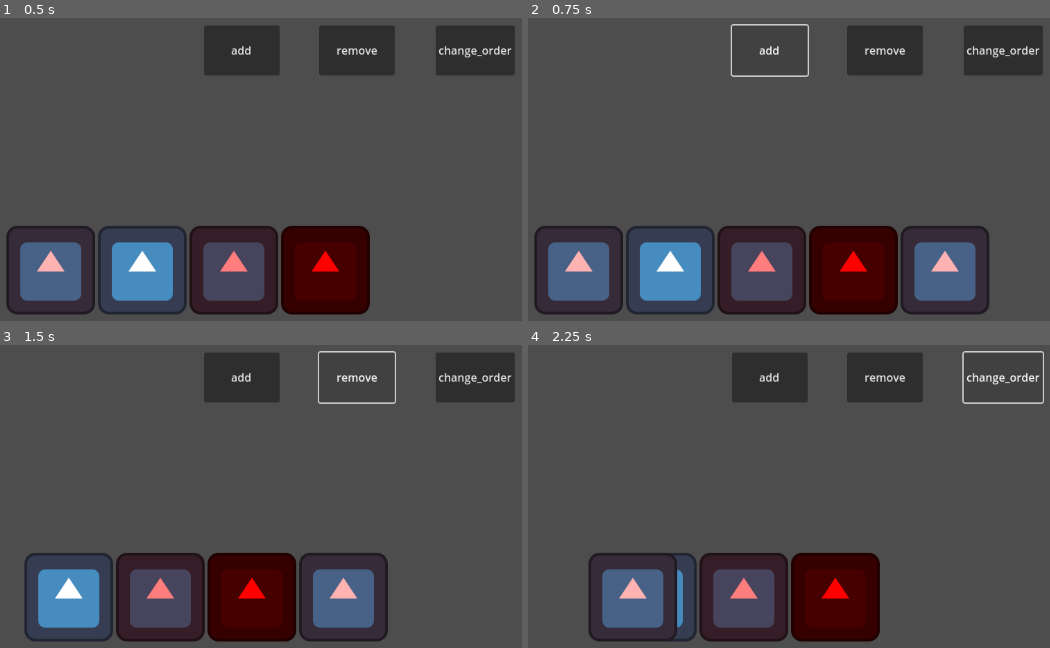
Above: before the commit, frames 1-4 (two rows, left to right).
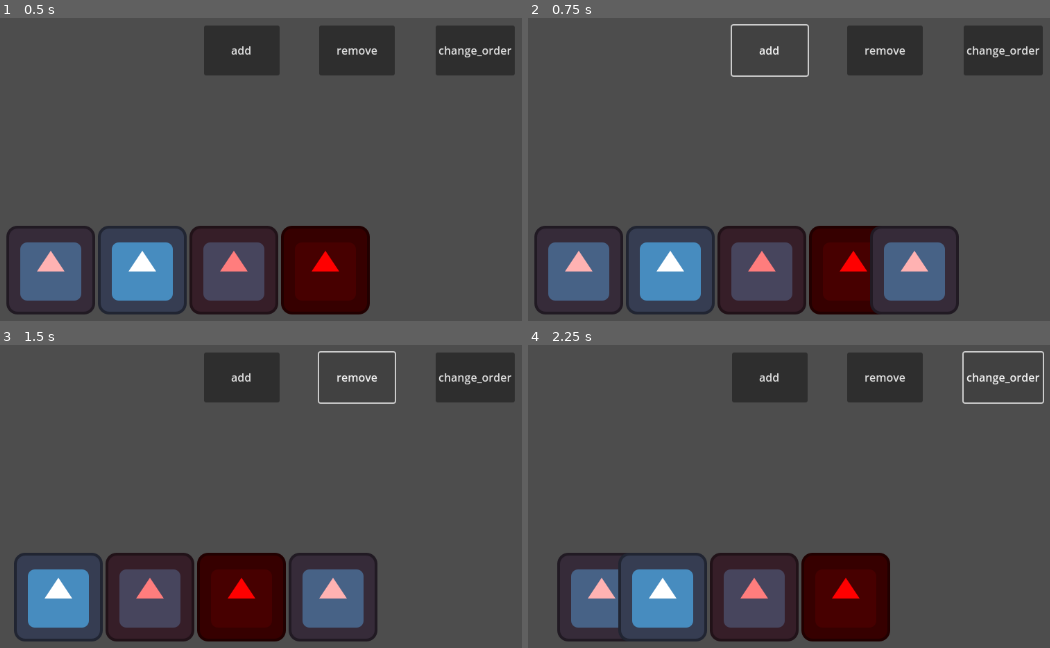
Above: after the commit, the same moments.

Repository: zmn-hamid/Godot-Animated-Container
Game: Godot game, scene res://ui_notif_handler/ui.tscn
The game is run twice, just before and just after one commit, with the same random seed, the same clock (stepped at 60 frames per second) and the same inputs. Before the commit the project starts from res://ui.tscn. The engine's default icon, where the game draws it, is replaced by a stand-in: a white triangle on a blue panel in a dark square.
Inputs:
- Up to frame 1 (0.5 s): no input
- Up to frame 2 (0.75 s): click "add" at 0.5 s
- Up to frame 3 (1.5 s): click "remove" at 1.25 s
- Up to frame 4 (2.25 s): click "change_order" at 2 s

Frame 1 is identical in both runs. In frame 2, 4.6% of the frame differs, in the area x 65-89%, y 68-98%; in frame 3, 6.4%; in frame 4, 9.0%, in the area x 5-70%, y 68-99%.

Commit message:
feat: avoiding overhead + added new method

Diff:
--- a/project.godot
+++ b/project.godot
@@ -11,7 +11,7 @@
 [application]
 
 config/name="Game"
-run/main_scene="uid://1gobhikuamcx"
+run/main_scene="uid://c6p5nuxnb3g5b"
 config/features=PackedStringArray("4.4", "GL Compatibility")
 config/icon="res://icon.svg"
 
--- /dev/null
+++ b/ui_notif_handler/responsive.gd
@@ -0,0 +1,20 @@
+extends HBoxContainer
+
+
+var pre_sort_positions := {}
+
+func _notification(what):
+	if what == NOTIFICATION_PRE_SORT_CHILDREN:
+		pre_sort_positions.clear()
+		for child in get_children():
+			if child is Control:
+				pre_sort_positions[child] = child.position
+	elif what == NOTIFICATION_SORT_CHILDREN:
+		for child in get_children():
+			if child is Control:
+				var final_position = child.position
+				create_tween().set_parallel().tween_property(
+					child,
+					"position",
+					final_position,
+					0.2).from(pre_sort_positions[child])
--- /dev/null
+++ b/ui_notif_handler/ui.gd
@@ -0,0 +1,13 @@
+extends Control
+
+@onready var responsive: HBoxContainer = $Responsive
+
+func _on_change_order_button_pressed() -> void:
+	responsive.move_child(responsive.get_child(-1), 0)
+
+func _on_remove_button_pressed() -> void:
+	responsive.remove_child(responsive.get_child(0))
+
+func _on_add_button_pressed() -> void:
+	var c = responsive.get_child(0).duplicate()
+	responsive.add_child(c)
--- a/ui.tscn
+++ b/ui_notif_handler/ui.tscn
@@ -1,7 +1,8 @@
-[gd_scene load_steps=3 format=3 uid="uid://1gobhikuamcx"]
+[gd_scene load_steps=4 format=3 uid="uid://c6p5nuxnb3g5b"]
 
-[ext_resource type="Script" uid="uid://br67365n0qe5t" path="res://ui.gd" id="1_m6e0p"]
-[ext_resource type="Texture2D" uid="uid://ck3wcr15rhu3q" path="res://icon.svg" id="2_m6e0p"]
+[ext_resource type="Script" uid="uid://blry3rujvwh64" path="res://ui_notif_handler/ui.gd" id="1_i2y0w"]
+[ext_resource type="Script" uid="uid://cyfwtp4neffig" path="res://ui_notif_handler/responsive.gd" id="2_j6qpi"]
+[ext_resource type="Texture2D" uid="uid://ck3wcr15rhu3q" path="res://icon.svg" id="3_3duwb"]
 
 [node name="Control" type="Control"]
 layout_mode = 3
@@ -10,15 +11,9 @@
 anchor_bottom = 1.0
 grow_horizontal = 2
 grow_vertical = 2
-script = ExtResource("1_m6e0p")
-
-[node name="Actual" type="Control" parent="."]
-anchors_preset = 0
-offset_right = 40.0
-offset_bottom = 40.0
+script = ExtResource("1_i2y0w")
 
 [node name="Responsive" type="HBoxContainer" parent="."]
-modulate = Color(1, 1, 1, 0)
 layout_mode = 1
 anchors_preset = 15
 anchor_right = 1.0
@@ -31,25 +26,27 @@
 grow_vertical = 2
 size_flags_horizontal = 3
 size_flags_vertical = 3
+script = ExtResource("2_j6qpi")
+metadata/_custom_type_script = "uid://cyfwtp4neffig"
 
 [node name="TextureRect" type="TextureRect" parent="Responsive"]
 modulate = Color(1, 0.7, 0.7, 1)
 layout_mode = 2
-texture = ExtResource("2_m6e0p")
+texture = ExtResource("3_3duwb")
 
 [node name="TextureRect2" type="TextureRect" parent="Responsive"]
 layout_mode = 2
-texture = ExtResource("2_m6e0p")
+texture = ExtResource("3_3duwb")
 
 [node name="TextureRect3" type="TextureRect" parent="Responsive"]
 modulate = Color(1, 0.49, 0.49, 1)
 layout_mode = 2
-texture = ExtResource("2_m6e0p")
+texture = ExtResource("3_3duwb")
 
 [node name="TextureRect4" type="TextureRect" parent="Responsive"]
 modulate = Color(1, 0, 0, 1)
 layout_mode = 2
-texture = ExtResource("2_m6e0p")
+texture = ExtResource("3_3duwb")
 
 [node name="AddButton" type="Button" parent="."]
 layout_mode = 0
--- a/ui.gd
+++ b/ui_sync_children/ui.gd
@@ -5,13 +5,27 @@
 
 var mapped: Dictionary = {} # {responsive_child: actual_child}
 
+var init: bool = false
+
+func _ready() -> void:
+	responsive.child_order_changed.connect(_on_child_order_changed)
+
 func _process(_delta: float) -> void:
-	check_for_changes()
+	if not init:
+		# to avoid overhead, only initialize.
+		# the rest is handled via child_order_changed signal
+		syncronize_actual()
+		init = true
 
-func check_for_changes():
-	var tween = create_tween().set_ease(Tween.EASE_IN_OUT) \
-				.set_trans(Tween.TRANS_CUBIC).set_parallel()
+func _on_child_order_changed() -> void:
+	"""checks if child order is changed to update the actual nodes"""
+	if init:
+		if get_tree():
+			await get_tree().process_frame
+		syncronize_actual()
 
+func syncronize_actual():
+	"""updates $Actual children to sync with $Responsive"""
 	var responsive_children = responsive.get_children()
 
 	# check for removal
@@ -28,11 +42,12 @@
 			var mapped_actual_child = mapped[res_child]
 			if res_child.global_position != mapped_actual_child.global_position:
 				# needs re-position
+				var tween = create_tween().set_parallel()
 				tween.tween_property(
 					mapped_actual_child,
 					"global_position",
 					res_child.global_position,
-					.1,
+					.2,
 				)
 		else:
 			# is a new node
@@ -42,7 +57,7 @@
 			dup.global_position = res_child.global_position
 
 
-### tracked buttons
+### buttons
 
 func _on_change_order_button_pressed() -> void:
 	responsive.move_child(responsive.get_child(-1), 0)
--- /dev/null
+++ b/ui_sync_children/ui.tscn
@@ -0,0 +1,81 @@
+[gd_scene load_steps=3 format=3 uid="uid://1gobhikuamcx"]
+
+[ext_resource type="Script" uid="uid://br67365n0qe5t" path="res://ui_sync_children/ui.gd" id="1_m6e0p"]
+[ext_resource type="Texture2D" uid="uid://ck3wcr15rhu3q" path="res://icon.svg" id="2_m6e0p"]
+
+[node name="Control" type="Control"]
+layout_mode = 3
+anchors_preset = 15
+anchor_right = 1.0
+anchor_bottom = 1.0
+grow_horizontal = 2
+grow_vertical = 2
+script = ExtResource("1_m6e0p")
+
+[node name="Actual" type="Control" parent="."]
+anchors_preset = 0
+offset_right = 40.0
+offset_bottom = 40.0
+
+[node name="Responsive" type="HBoxContainer" parent="."]
+modulate = Color(1, 1, 1, 0)
+layout_mode = 1
+anchors_preset = 15
+anchor_right = 1.0
+anchor_bottom = 1.0
+offset_left = 51.0
+offset_top = 411.0
+offset_right = -98.0
+offset_bottom = -109.0
+grow_horizontal = 2
+grow_vertical = 2
+size_flags_horizontal = 3
+size_flags_vertical = 3
+
+[node name="TextureRect" type="TextureRect" parent="Responsive"]
+modulate = Color(1, 0.7, 0.7, 1)
+layout_mode = 2
+texture = ExtResource("2_m6e0p")
+
+[node name="TextureRect2" type="TextureRect" parent="Responsive"]
+layout_mode = 2
+texture = ExtResource("2_m6e0p")
+
+[node name="TextureRect3" type="TextureRect" parent="Responsive"]
+modulate = Color(1, 0.49, 0.49, 1)
+layout_mode = 2
+texture = ExtResource("2_m6e0p")
+
+[node name="TextureRect4" type="TextureRect" parent="Responsive"]
+modulate = Color(1, 0, 0, 1)
+layout_mode = 2
+texture = ExtResource("2_m6e0p")
+
+[node name="AddButton" type="Button" parent="."]
+layout_mode = 0
+offset_left = 336.0
+offset_top = 122.0
+offset_right = 445.0
+offset_bottom = 194.0
+text = "add"
+
+[node name="RemoveButton" type="Button" parent="."]
+layout_mode = 0
+offset_left = 502.0
+offset_top = 122.0
+offset_right = 611.0
+offset_bottom = 194.0
+text = "remove"
+
+[node name="ChangeOrderButton" type="Button" parent="."]
+layout_mode = 0
+offset_left = 670.0
+offset_top = 122.0
+offset_right = 784.0
+offset_bottom = 194.0
+text = "change_order
+"
+
+[connection signal="pressed" from="AddButton" to="." method="_on_add_button_pressed"]
+[connection signal="pressed" from="RemoveButton" to="." method="_on_remove_button_pressed"]
+[connection signal="pressed" from="ChangeOrderButton" to="." method="_on_change_order_button_pressed"]
Not shown, added: ui_notif_handler/responsive.gd.uid
Not shown, added: ui_notif_handler/ui.gd.uid
Renamed: ui.gd.uid -> ui_sync_children/ui.gd.uid
Not shown, changed: README.md
